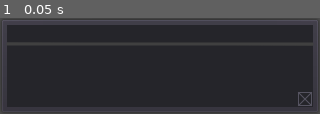
Above: before the commit, frame 1.
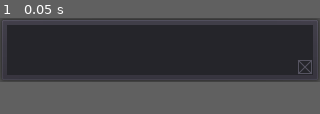
Above: after the commit, the same moment.

Repository: h1s0k429a/TwitchAlert
Game: Godot game, scene res://Main.tscn
Two runs of this game, one before a commit and one after it. Both use one fixed random seed, a clock stepped at 60 frames per second and the inputs below.
Inputs:
- Up to frame 1 (0.05 s): no input
The window is 320x96 before the commit and 320x64 after it. Grey fills any space a smaller window leaves; there, only what the larger window draws over its background counts as a difference.

The runs differ from the first frame. In frame 1, 7.0% of the frame differs, in the area x 0-100%, y 26-100%.

Commit message:
Revert "Improved message display"
This reverts commit 7d46b8bd2a9fbed27774df65d9d99b716df491ae.

Diff:
--- a/src/Main.gd
+++ b/src/Main.gd
@@ -1,11 +1,10 @@
 extends Node
 
+onready var panel			: Panel = $PanelContainer/Panel
 onready var panel_container	: PanelContainer = $PanelContainer
-onready var panel			: Panel = $PanelContainer/Panel
-onready var close_button	: TextureButton = $PanelContainer/Panel/CloseButton
 onready var name_label		: Label = $PanelContainer/Panel/NameLabel
 onready var text_label		: Label = $PanelContainer/Panel/TextLabel
-onready var text_timer		: Timer = $TextTimer
+onready var close_button	: TextureButton = $PanelContainer/Panel/CloseButton
 onready var sound_player	: AudioStreamPlayer = $SoundPlayer
 onready var twitch			: TwitchChat = $TwitchChat
 
@@ -14,16 +13,11 @@
 	"honk" : load("res://sounds/honk.wav")
 }
 
-var dragging: bool = false
-var drag_position: Vector2
-
 func _ready():
 	panel.connect("gui_input", self, "_on_gui_input")
 	close_button.connect("pressed", self, "_on_close_pressed")
-	text_timer.connect("timeout", self, "_on_text_timer")
 	twitch.connect("user_message", self, "_on_user_message")
 	twitch.start_with("res://twitch.cfg")
-	text_timer.start()
 
 func _on_user_message(user: TwitchUser, message: String) -> void:
 	var sound_name:String = "tone"
@@ -35,19 +29,12 @@
 	if (sounds.has(sound_name)):
 		sound_player.stream = sounds[sound_name]
 		sound_player.play()
-	text_timer.stop()
 	name_label.self_modulate = user.get_color()
 	name_label.text = user.get_display_name()
 	text_label.text = message
-	text_label.lines_skipped = 0
-	if (text_label.get_line_count() >
-		text_label.get_visible_line_count()):
-		text_timer.start()
 
-func _on_text_timer() -> void:
-	var lines: int = text_label.lines_skipped + 1
-	if (lines == text_label.get_line_count()): lines = 0
-	text_label.lines_skipped = lines
+var dragging: bool = false
+var drag_position: Vector2
 
 func _on_gui_input(input: InputEvent) -> void:
 	if (input is InputEventMouseButton and
--- a/src/Main.tscn
+++ b/src/Main.tscn
@@ -12,8 +12,8 @@
 
 [node name="PanelContainer" type="PanelContainer" parent="."]
 anchor_right = 1.0
-margin_bottom = 96.0
-rect_min_size = Vector2( 320, 96 )
+margin_bottom = 14.0
+rect_min_size = Vector2( 320, 64 )
 __meta__ = {
 "_edit_use_anchors_": false
 }
@@ -22,14 +22,8 @@
 margin_left = 7.0
 margin_top = 7.0
 margin_right = 313.0
-margin_bottom = 89.0
+margin_bottom = 57.0
 mouse_default_cursor_shape = 13
-
-[node name="Line2D" type="Line2D" parent="PanelContainer/Panel"]
-points = PoolVector2Array( 0, 19, 306, 19 )
-width = 2.0
-default_color = Color( 0.25098, 0.25098, 0.25098, 1 )
-antialiased = true
 
 [node name="NameLabel" type="Label" parent="PanelContainer/Panel"]
 anchor_right = 1.0
@@ -48,12 +42,10 @@
 anchor_right = 1.0
 anchor_bottom = 1.0
 margin_left = 4.0
-margin_top = -60.0
+margin_top = -28.0
 margin_right = -4.0
 margin_bottom = -4.0
-rect_min_size = Vector2( 178, 56 )
-align = 1
-valign = 1
+rect_min_size = Vector2( 178, 24 )
 autowrap = true
 clip_text = true
 __meta__ = {
@@ -75,6 +67,3 @@
 }
 
 [node name="SoundPlayer" type="AudioStreamPlayer" parent="."]
-
-[node name="TextTimer" type="Timer" parent="."]
-wait_time = 2.0
--- a/src/project.godot
+++ b/src/project.godot
@@ -38,7 +38,7 @@
 [display]
 
 window/size/width=320
-window/size/height=96
+window/size/height=64
 window/size/resizable=false
 window/size/borderless=true
 window/size/always_on_top=true
Not shown, changed: src/export_presets.cfg
